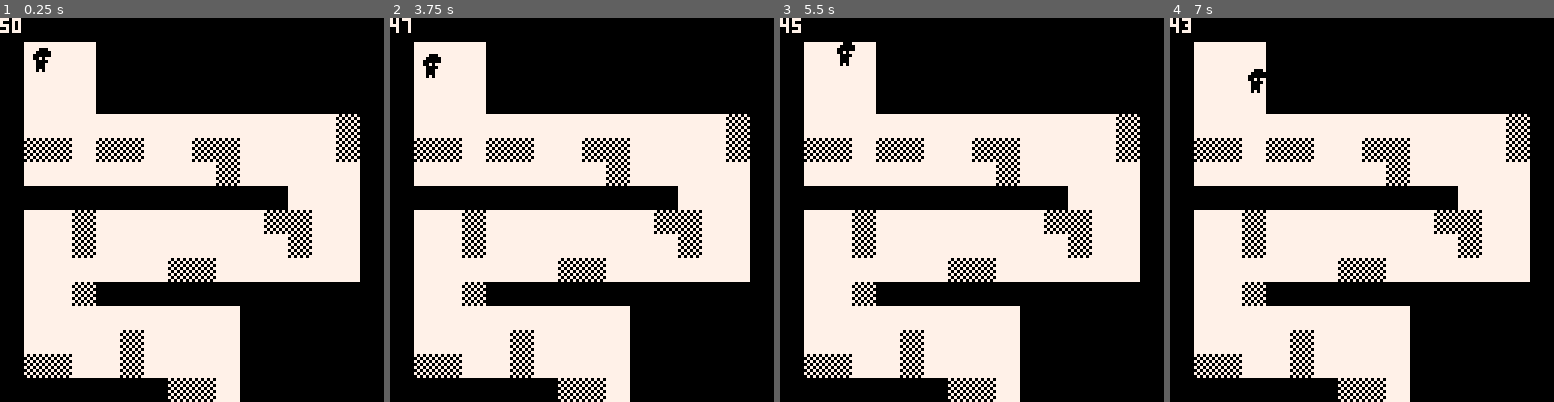
Above: before the commit, frames 1-4 (left to right).
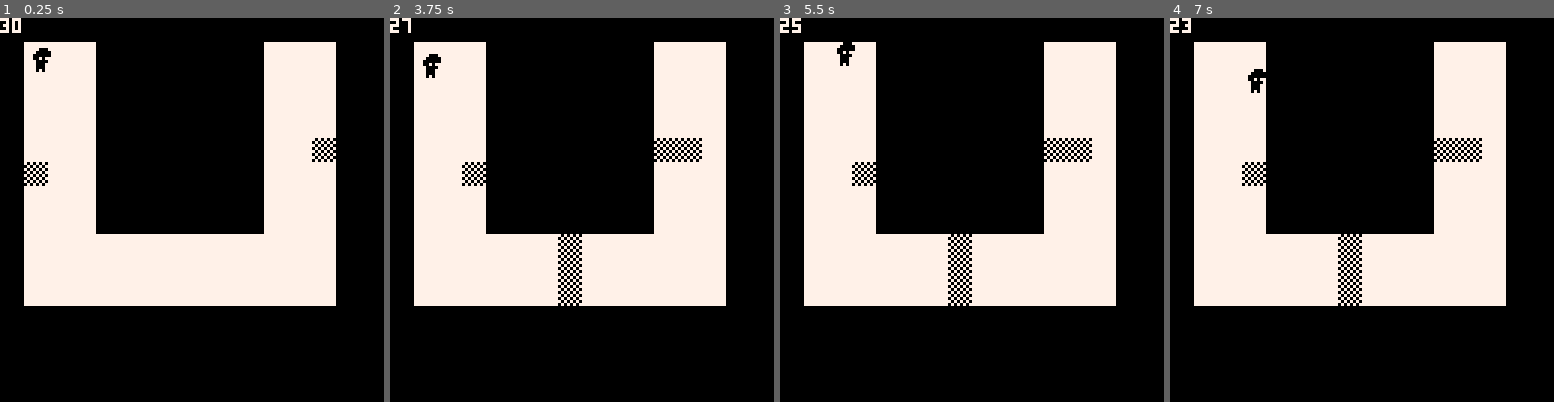
Above: after the commit, the same moments.

Repository: marco-vidali/darkhold
Game: PICO-8 cartridge darkhold.p8
The game is run twice, just before and just after one commit, with the same random seed, the same clock (stepped at 60 frames per second) and the same inputs.
Inputs:
- Up to frame 1 (0.25 s): no input
- Up to frame 2 (3.75 s): tap O (Z key) at 0.7, 1.7, 2.1, 2.5, 2.9, 3.3, 3.7 s; hold Right 1.6-2.1 s; hold Up 2.15-2.42 s; hold Right 2.47-3.03 s; hold Left 3.08-3.58 s; hold Down from 3.63 s (still down)
- Up to frame 3 (5.5 s): release Down at 3.97 s; hold Right 4.02-4.68 s; tap O (Z key) every 0.4 s from 4.1 to 5.3 s; hold Up 4.73-5.03 s; hold Left from 5.08 s (still down)
- Up to frame 4 (7 s): release Left at 5.68 s; tap O (Z key) every 0.4 s from 5.7 to 6.9 s; hold Down 5.73-6.03 s; hold Right 6.08-6.58 s; hold Right from 6.63 s (still down)

The runs differ from the first frame. In frame 1, 34% of the frame differs, in the area x 0-94%, y 0-100%; in frame 2, 34%; in frame 3, 34%; in frame 4, 34%.

Commit message:
Implement level 3

Diff:
--- a/darkhold.p8
+++ b/darkhold.p8
@@ -10,6 +10,7 @@
 #include scripts/level_complete.lua
 #include scripts/levels/level_2.lua
 #include scripts/map_offset.lua
+#include scripts/levels/level_3.lua
 __gfx__
 00000000bbb000bb00000000777777777070707077777777bbbbbbbb000000000000000000000000000000000000000000000000000000000000000000000000
 00000000bb00000b00000000777777770707070777777777bbbbbbbb000000000000000000000000000000000000000000000000000000000000000000000000
@@ -23,20 +24,20 @@
 0000010002040000000000000000000000000000000000000000000000000000000000000000000000000000000000000000000000000000000000000000000000000000000000000000000000000000000000000000000000000000000000000000000000000000000000000000000000000000000000000000000000000000
 0000000000000000000000000000000000000000000000000000000000000000000000000000000000000000000000000000000000000000000000000000000000000000000000000000000000000000000000000000000000000000000000000000000000000000000000000000000000000000000000000000000000000000
 __map__
-0202020202020202020202020202020206020202020202020202020202020202020600000000000000000000000000000000000000000000000000000000000000000000000000000000000000000000000000000000000000000000000000000000000000000000000000000000000000000000000000000000000000000000
-0203030302020202020202020202020206020303030202020202020202020202020600000000000000000000000000000000000000000000000000000000000000000000000000000000000000000000000000000000000000000000000000000000000000000000000000000000000000000000000000000000000000000000
-0203030302020202020202020202020206020303030202020202020202020202020600000000000000000000000000000000000000000000000000000000000000000000000000000000000000000000000000000000000000000000000000000000000000000000000000000000000000000000000000000000000000000000
-0203030302020202020202020202020206020303030202020202020202020202020600000000000000000000000000000000000000000000000000000000000000000000000000000000000000000000000000000000000000000000000000000000000000000000000000000000000000000000000000000000000000000000
-0203030302020202020202020202020206020303030303030303030303030304020600000000000000000000000000000000000000000000000000000000000000000000000000000000000000000000000000000000000000000000000000000000000000000000000000000000000000000000000000000000000000000000
-0203030402020202020202020202020206020404030404030304040303030304020600000000000000000000000000000000000000000000000000000000000000000000000000000000000000000000000000000000000000000000000000000000000000000000000000000000000000000000000000000000000000000000
-0203030303030303030303030303030206020303030303030303040303030303020600000000000000000000000000000000000000000000000000000000000000000000000000000000000000000000000000000000000000000000000000000000000000000000000000000000000000000000000000000000000000000000
-0203030303030303030303030303030206020202020202020202020202030303020600000000000000000000000000000000000000000000000000000000000000000000000000000000000000000000000000000000000000000000000000000000000000000000000000000000000000000000000000000000000000000000
-0203030303030303040303030303030206020303040303030303030304040303020600000000000000000000000000000000000000000000000000000000000000000000000000000000000000000000000000000000000000000000000000000000000000000000000000000000000000000000000000000000000000000000
-0202020202020202020202020303030206020303040303030303030303040303020600000000000000000000000000000000000000000000000000000000000000000000000000000000000000000000000000000000000000000000000000000000000000000000000000000000000000000000000000000000000000000000
-0202020202020202020202020303030206020303030303030404030303030303020600000000000000000000000000000000000000000000000000000000000000000000000000000000000000000000000000000000000000000000000000000000000000000000000000000000000000000000000000000000000000000000
-0202020202020202020202020403030206020303040202020202020202020202020600000000000000000000000000000000000000000000000000000000000000000000000000000000000000000000000000000000000000000000000000000000000000000000000000000000000000000000000000000000000000000000
-0202020202020202020202020303030206020303030303030303030202020202020600000000000000000000000000000000000000000000000000000000000000000000000000000000000000000000000000000000000000000000000000000000000000000000000000000000000000000000000000000000000000000000
-0202020202020202020202020303030206020303030304030303030202020202020600000000000000000000000000000000000000000000000000000000000000000000000000000000000000000000000000000000000000000000000000000000000000000000000000000000000000000000000000000000000000000000
-0202020202020202020202020303040206020404030304030303030202020202020600000000000000000000000000000000000000000000000000000000000000000000000000000000000000000000000000000000000000000000000000000000000000000000000000000000000000000000000000000000000000000000
-0202020202020202020202020505050206020202020202020404050202020202020600000000000000000000000000000000000000000000000000000000000000000000000000000000000000000000000000000000000000000000000000000000000000000000000000000000000000000000000000000000000000000000
-0606060606060606060606060606060606060606060606060606060606060606060600000000000000000000000000000000000000000000000000000000000000000000000000000000000000000000000000000000000000000000000000000000000000000000000000000000000000000000000000000000000000000000
+0202020202020202020202020202020206020202020202020202020202020202020602020202020202020202020202020202060000000000000000000000000000000000000000000000000000000000000000000000000000000000000000000000000000000000000000000000000000000000000000000000000000000000
+0203030302020202020202020202020206020303030202020202020202020202020602030303020202020202020505050202060000000000000000000000000000000000000000000000000000000000000000000000000000000000000000000000000000000000000000000000000000000000000000000000000000000000
+0203030302020202020202020202020206020303030202020202020202020202020602030303020202020202020303030202060000000000000000000000000000000000000000000000000000000000000000000000000000000000000000000000000000000000000000000000000000000000000000000000000000000000
+0203030302020202020202020202020206020303030202020202020202020202020602030303020202020202020303030202060000000000000000000000000000000000000000000000000000000000000000000000000000000000000000000000000000000000000000000000000000000000000000000000000000000000
+0203030302020202020202020202020206020303030303030303030303030304020602030303020202020202020303030202060000000000000000000000000000000000000000000000000000000000000000000000000000000000000000000000000000000000000000000000000000000000000000000000000000000000
+0203030402020202020202020202020206020404030404030304040303030304020602030303020202020202020303030202060000000000000000000000000000000000000000000000000000000000000000000000000000000000000000000000000000000000000000000000000000000000000000000000000000000000
+0203030303030303030303030303030206020303030303030303040303030303020602030303020202020202020303030202060000000000000000000000000000000000000000000000000000000000000000000000000000000000000000000000000000000000000000000000000000000000000000000000000000000000
+0203030303030303030303030303030206020202020202020202020202030303020602030303020202020202020303030202060000000000000000000000000000000000000000000000000000000000000000000000000000000000000000000000000000000000000000000000000000000000000000000000000000000000
+0203030303030303040303030303030206020303040303030303030304040303020602030303020202020202020303030202060000000000000000000000000000000000000000000000000000000000000000000000000000000000000000000000000000000000000000000000000000000000000000000000000000000000
+0202020202020202020202020303030206020303040303030303030303040303020602030303030303030303030303030202060000000000000000000000000000000000000000000000000000000000000000000000000000000000000000000000000000000000000000000000000000000000000000000000000000000000
+0202020202020202020202020303030206020303030303030404030303030303020602030303030303030303030303030202060000000000000000000000000000000000000000000000000000000000000000000000000000000000000000000000000000000000000000000000000000000000000000000000000000000000
+0202020202020202020202020403030206020303040202020202020202020202020602030303030303030303030303030202060000000000000000000000000000000000000000000000000000000000000000000000000000000000000000000000000000000000000000000000000000000000000000000000000000000000
+0202020202020202020202020303030206020303030303030303030202020202020602020202020202020202020202020202060000000000000000000000000000000000000000000000000000000000000000000000000000000000000000000000000000000000000000000000000000000000000000000000000000000000
+0202020202020202020202020303030206020303030304030303030202020202020602020202020202020202020202020202060000000000000000000000000000000000000000000000000000000000000000000000000000000000000000000000000000000000000000000000000000000000000000000000000000000000
+0202020202020202020202020303040206020404030304030303030202020202020602020202020202020202020202020202060000000000000000000000000000000000000000000000000000000000000000000000000000000000000000000000000000000000000000000000000000000000000000000000000000000000
+0202020202020202020202020505050206020202020202020404050202020202020602020202020202020202020202020202060000000000000000000000000000000000000000000000000000000000000000000000000000000000000000000000000000000000000000000000000000000000000000000000000000000000
+0606060606060606060606060606060606060606060606060606060606060606060606060606060606060606060606060606060000000000000000000000000000000000000000000000000000000000000000000000000000000000000000000000000000000000000000000000000000000000000000000000000000000000
--- a/scripts/game.lua
+++ b/scripts/game.lua
@@ -5,7 +5,7 @@
 palt(11, true)
 
 function _init()
-    show_level_2()
+    show_level_3()
 end
 
 function _update()
--- a/scripts/levels/level_2.lua
+++ b/scripts/levels/level_2.lua
@@ -12,7 +12,7 @@
     timer.max = 50
 
     current_level = show_level_2
-    next_level = nil
+    next_level = show_level_3
 end
 
 function update_level_2()
--- /dev/null
+++ b/scripts/levels/level_3.lua
@@ -0,0 +1,64 @@
+function show_level_3()
+    game.update = update_level_3
+    game.draw = draw_level_3
+
+    init_light()
+    init_player()
+    init_timer()
+
+    map_offset_x = 34
+    map_offset_y = 0
+
+    timer.max = 30
+
+    current_level = show_level_3
+    next_level = nil
+end
+
+function update_level_3()
+    update_light()
+    update_player()
+    update_timer()
+
+    if colliding_with_flag(player.x, player.y, 2) then
+        show_level_complete()
+    end
+end
+
+function draw_level_3()
+    map(map_offset_x, map_offset_y)
+    draw_player()
+
+    if time() % 2 < 1 then
+        -- block 1
+        mset(37, 6, 3)
+        mset(35, 6, 4)
+
+        -- block 2
+        mset(41, 9, 3)
+        mset(41, 10, 3)
+        mset(41, 11, 3)
+
+        -- block 3
+        mset(45, 5, 3)
+        mset(46, 5, 3)
+        mset(47, 5, 4)
+    else
+        -- block 1
+        mset(35, 6, 3)
+        mset(37, 6, 4)
+
+        -- block 2
+        mset(41, 9, 4)
+        mset(41, 10, 4)
+        mset(41, 11, 4)
+
+        -- block 3
+        mset(45, 5, 4)
+        mset(46, 5, 4)
+        mset(47, 5, 3)
+    end
+
+    draw_light()
+    draw_timer()
+end
